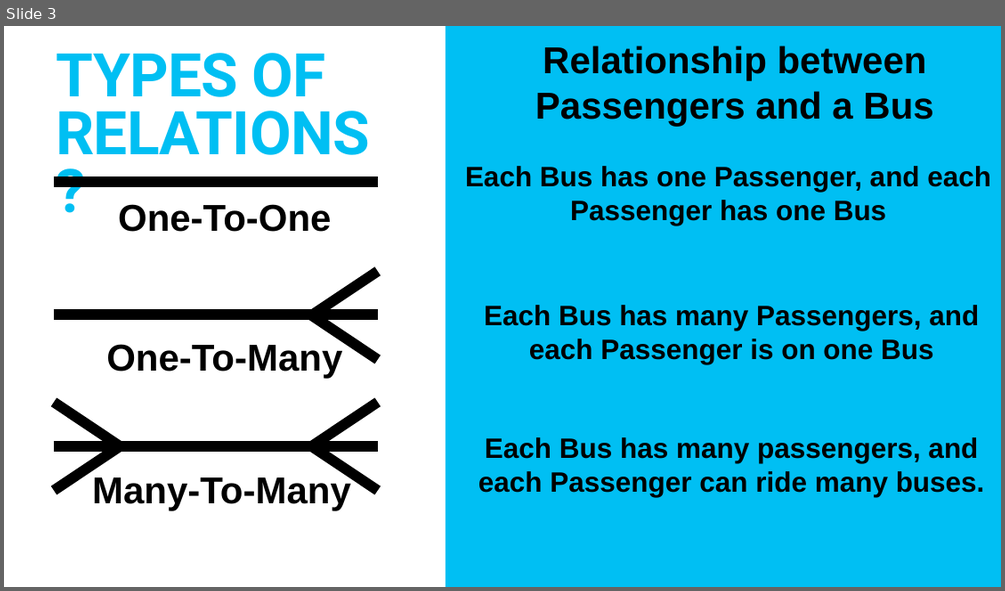
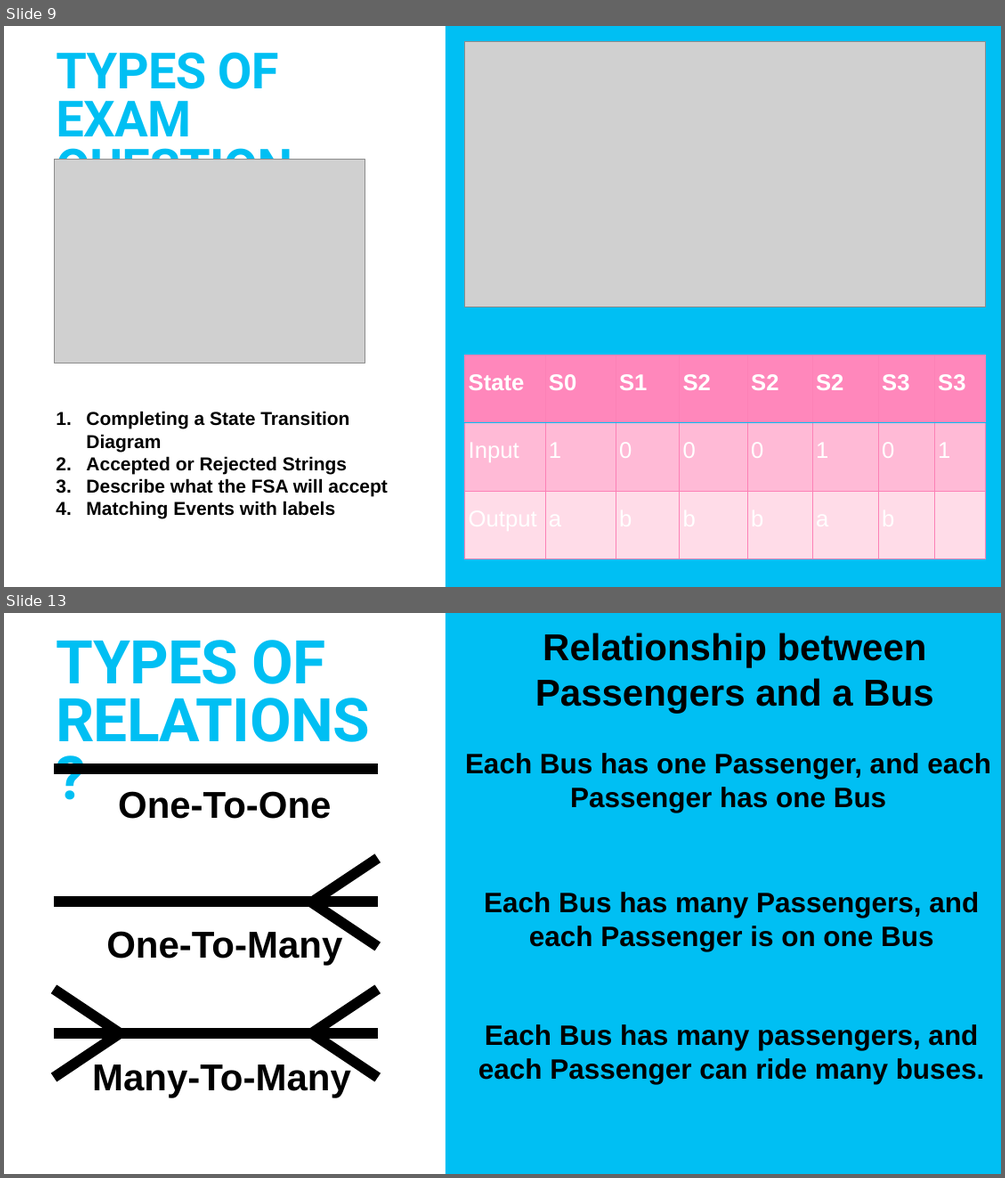
Before and after one commit to TommyWoodley/teaching, a slide deck: ALevel/FSM&Turing.pptx. Shown one above the other, each under a label of ours: slide 3 before the commit, slides 9 and 13 after it; the slides between them are not shown. The pictures are 1005x591 and 1005x1178 pixels, drawn with LibreOffice and Linux fonts; fonts in the diff are those of the drawing; grey boxes stand for pictures. Boxes give left, top, right and bottom in pixels: in the first picture for what was removed or moved away, otherwise in the second. Text is boxed around its words. In the diff, an @@ line names an element or a change of style, - is before the commit and + after.

```diff
--- a/ALevel/FSM&Turing.pptx
+++ b/ALevel/FSM&Turing.pptx
@@ slide 9 added at [4,26,1001,587], background #FFFFFF; not listed: 1 template element that a slide beside it also shows @@
@@ title added at [56,52,292,160], 96 pt, text #00BFF3, bold @@
+TYPES OF EXAM QUESTION
@@ picture added at [464,41,985,306] @@
@@ picture added at [54,159,364,362] @@
@@ table added at [464,354,985,558], 3 rows, 8 columns @@
+State | S0 | S1 | S2 | S2 | S2 | S3 | S3
+Input | 1 | 0 | 0 | 0 | 1 | 0 | 1
+Output | a | b | b | b | a | b | 
@@ text added at [86,410,388,519], 36 pt, text #000000, bold @@
+1. Completing a State Transition Diagram
+2. Accepted or Rejected Strings
+3. Describe what the FSA will accept
+4. Matching Events with labels
@@ what was slide 3 is now slide 13 @@
```
Also in this commit, not shown: 1 slide changed, 9 other slides added, 1 other file.
